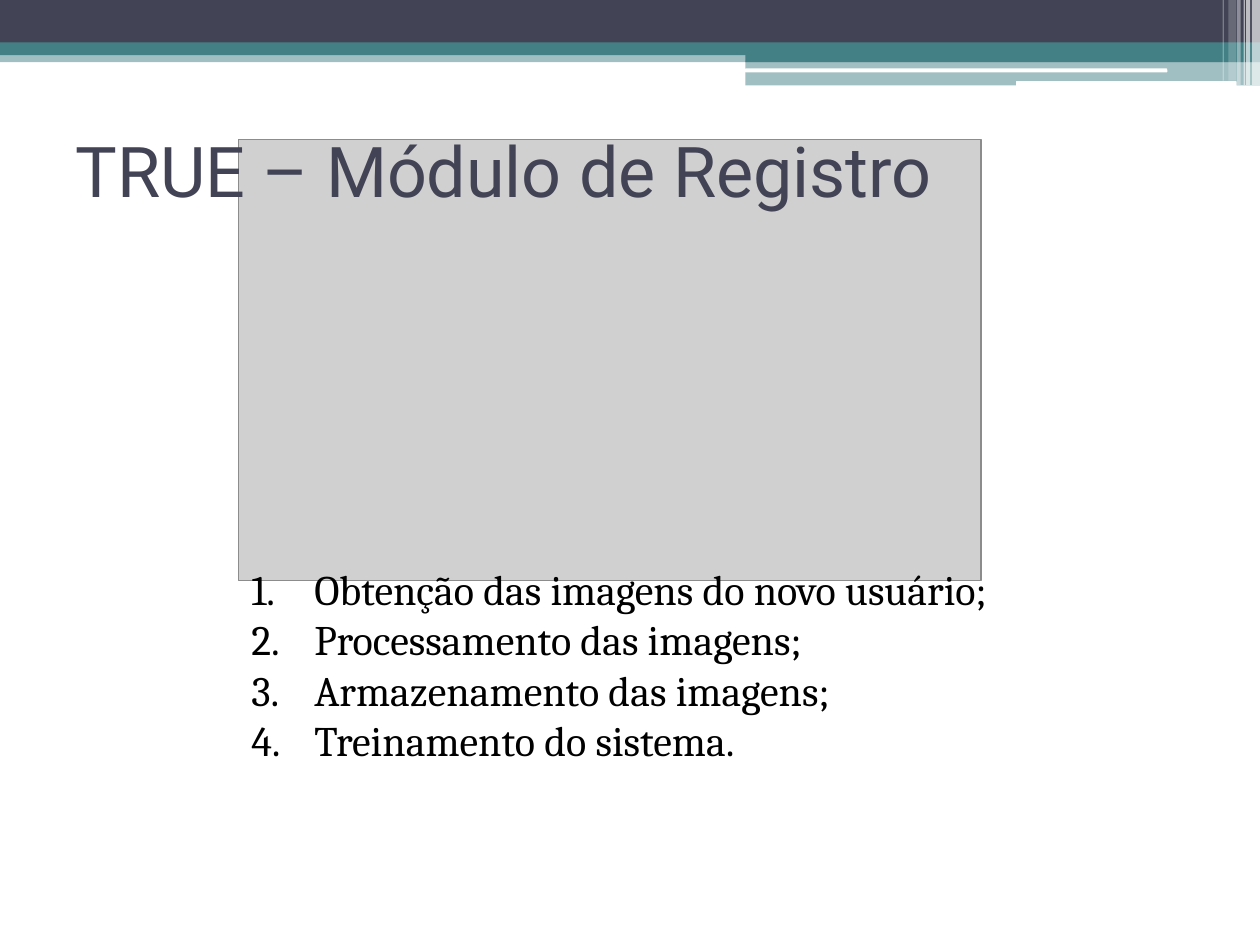
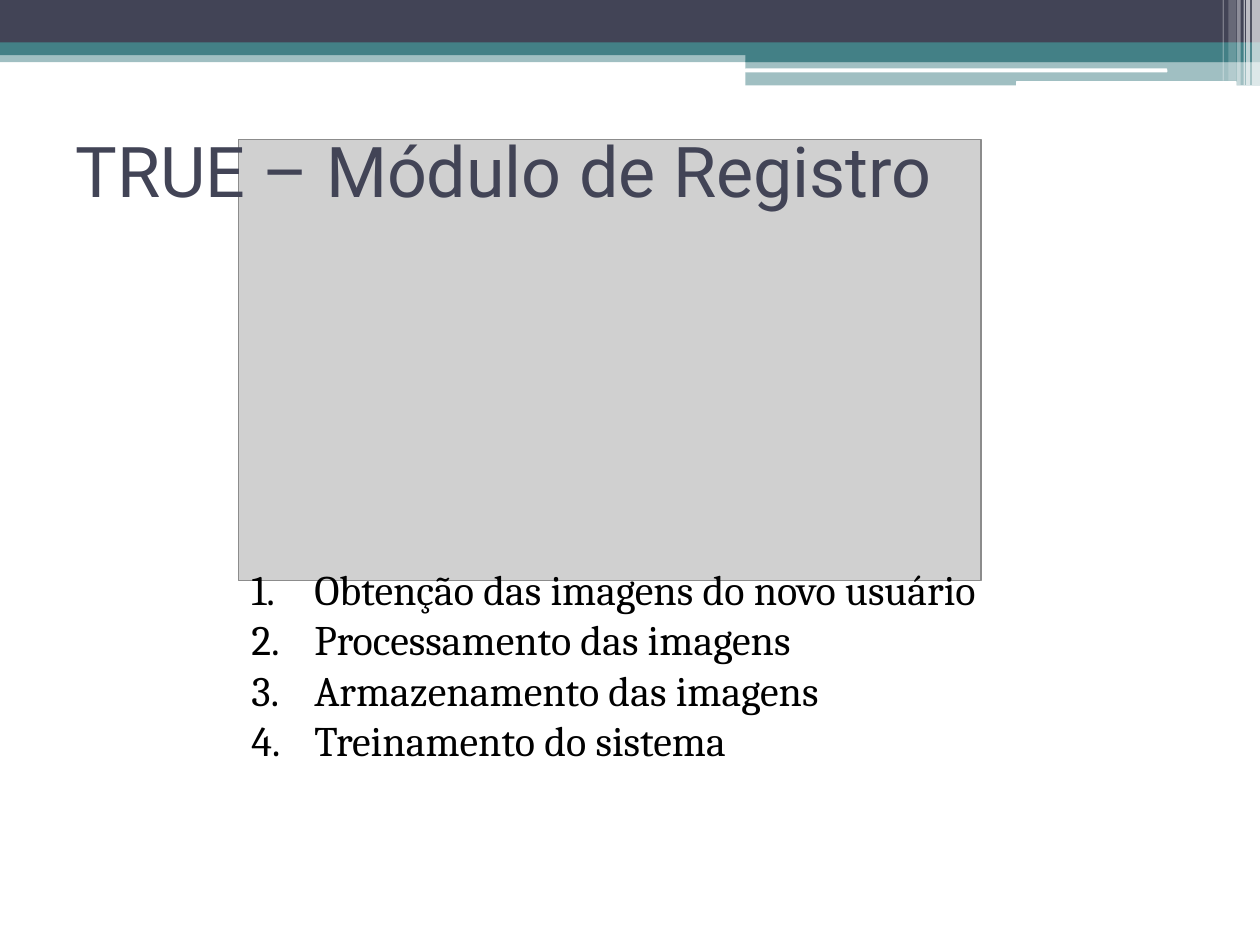
Before and after one commit to talesporto/Artigo-TRUE-SBCUP, a slide deck: slide 16 of apresentacao/ApresentacaoSBCUP.pptx (slide 23 before the commit). Drawn at 1260x945 pixels with LibreOffice and Linux fonts; fonts in the diff are those of the drawing; grey boxes stand for pictures. Boxes give left, top, right and bottom in pixels: in the first picture for what was removed or moved away, otherwise in the second. Text is boxed around its words. In the diff, an @@ line names an element or a change of style, - is before the commit and + after.

```diff
--- a/apresentacao/ApresentacaoSBCUP.pptx
+++ b/apresentacao/ApresentacaoSBCUP.pptx
@@ text at (x1=314, y1=575, x2=976, y2=757): text changed @@
-1. Obtenção das imagens do novo usuário;
-2. Processamento das imagens;
-3. Armazenamento das imagens;
-4. Treinamento do sistema.
+1. Obtenção das imagens do novo usuário
+2. Processamento das imagens
+3. Armazenamento das imagens
+4. Treinamento do sistema
```
Also in this commit, not shown: 14 other slides changed, 10 slides removed.
